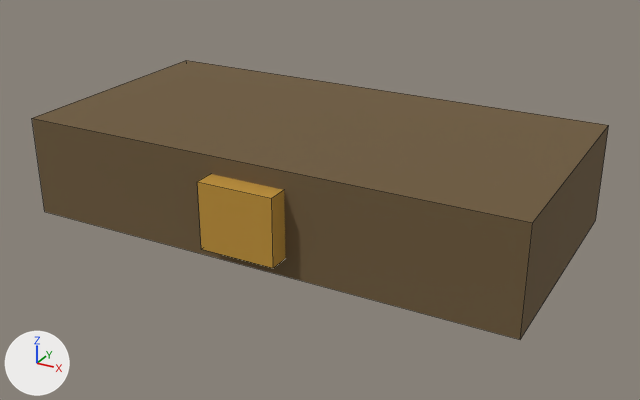
An edit to the FBX model assets/3d/export/inf_runner_lower_torso.fbx, drawn before and after from the same camera.
Both versions are drawn from a camera (50 mm lens) standing at (1.58, -2.85, 1.3) and looking at (0.05, -0.06, -0.1). The lights are fixed; the arrows at lower left show +X, +Y and +Z. The older version comes first. Mesh edges are drawn as thin lines.

The older version as bpy lines, for what is in view:
```python
me_inf_runner_lower_torso = bpy.data.meshes.new('inf_runner_lower_torso')
me_inf_runner_lower_torso.from_pydata(...)  # a box spanning x -1.0..1.0, y -0.5..0.5, z -0.2..0.2; a box spanning x -0.15..0.15, y -0.58..-0.46, z -0.13..0.13
me_inf_runner_lower_torso.materials.append(mat_palette)  # picture img_palette_png
ob_inf_runner_lower_torso = bpy.data.objects.new('inf_runner_lower_torso', me_inf_runner_lower_torso)
ob_inf_runner_lower_torso.location = (0.0, 0.0, 0.0)
```
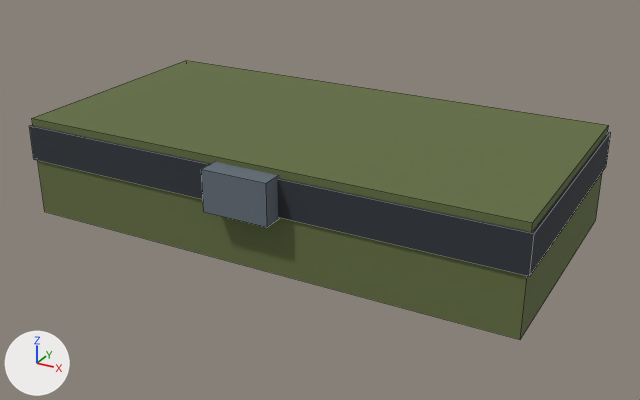
Location of each change, [x1, y1, x2, y2] in pixels of the pictures (640 x 400 px):
```json
{"object": "inf_runner_lower_torso", "change": "reshaped", "before": [32, 60, 609, 339], "after": [29, 60, 611, 339]}
{"part": 1, "of": "me_inf_runner_lower_torso", "change": "added", "after": [29, 125, 611, 276]}
{"part": 2, "of": "me_inf_runner_lower_torso", "change": "added", "after": [201, 162, 280, 227]}
{"part": 3, "of": "me_inf_runner_lower_torso", "change": "deleted", "before": [197, 174, 285, 268], "on screen": "brown"}
{"part": 4, "of": "me_inf_runner_lower_torso", "change": "surface changed", "before": [32, 60, 609, 339], "after": [32, 60, 609, 339]}
```

The change, as JSON lines over the scene's bpy script:
```json
{"block": "me_inf_runner_lower_torso", "where": "# used by ob_inf_runner_lower_torso; location = (0.0, 0.0, 0.0)"}
{"op": "remove", "block": "me_inf_runner_lower_torso", "code": "me_inf_runner_lower_torso.from_pydata(...)  # 16 vertices, 12 faces; spans x -1.0..1.0, y -0.58..0.5, z -0.2..0.2"}
{"op": "add", "block": "me_inf_runner_lower_torso", "code": "me_inf_runner_lower_torso.from_pydata(...)  # 24 vertices, 18 faces; spans x -1.0..1.0, y -0.58..0.51, z -0.2..0.2"}
{"block": "me_inf_runner_lower_torso", "change": "me_inf_runner_lower_torso part 1: a new loose piece, a box spanning x -1.0..1.0, y -0.51..0.51, z 0.03..0.17, in mat_palette (picture img_palette_png)"}
{"block": "me_inf_runner_lower_torso", "change": "me_inf_runner_lower_torso part 2: a new loose piece, a box spanning x -0.13..0.13, y -0.58..-0.48, z 0.02..0.18, in mat_palette (picture img_palette_png)"}
{"block": "me_inf_runner_lower_torso", "change": "me_inf_runner_lower_torso part 3: the loose piece of 8 vertices spanning x -0.15..0.15, y -0.58..-0.46, z -0.13..0.13 is deleted"}
{"block": "me_inf_runner_lower_torso", "change": "me_inf_runner_lower_torso part 4: 6 kept faces spanning x -1.0..1.0, y -0.5..0.5, z -0.2..0.2 get new texture (UV) coordinates"}
```
